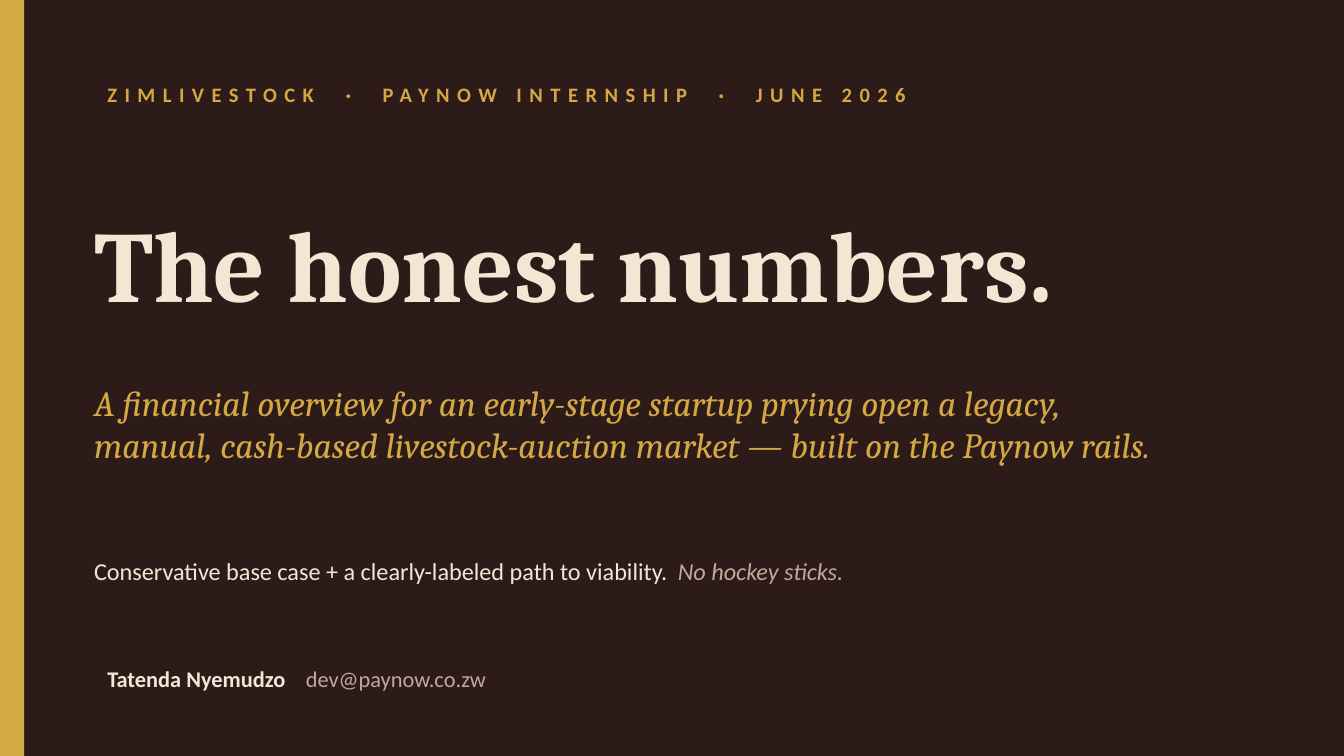
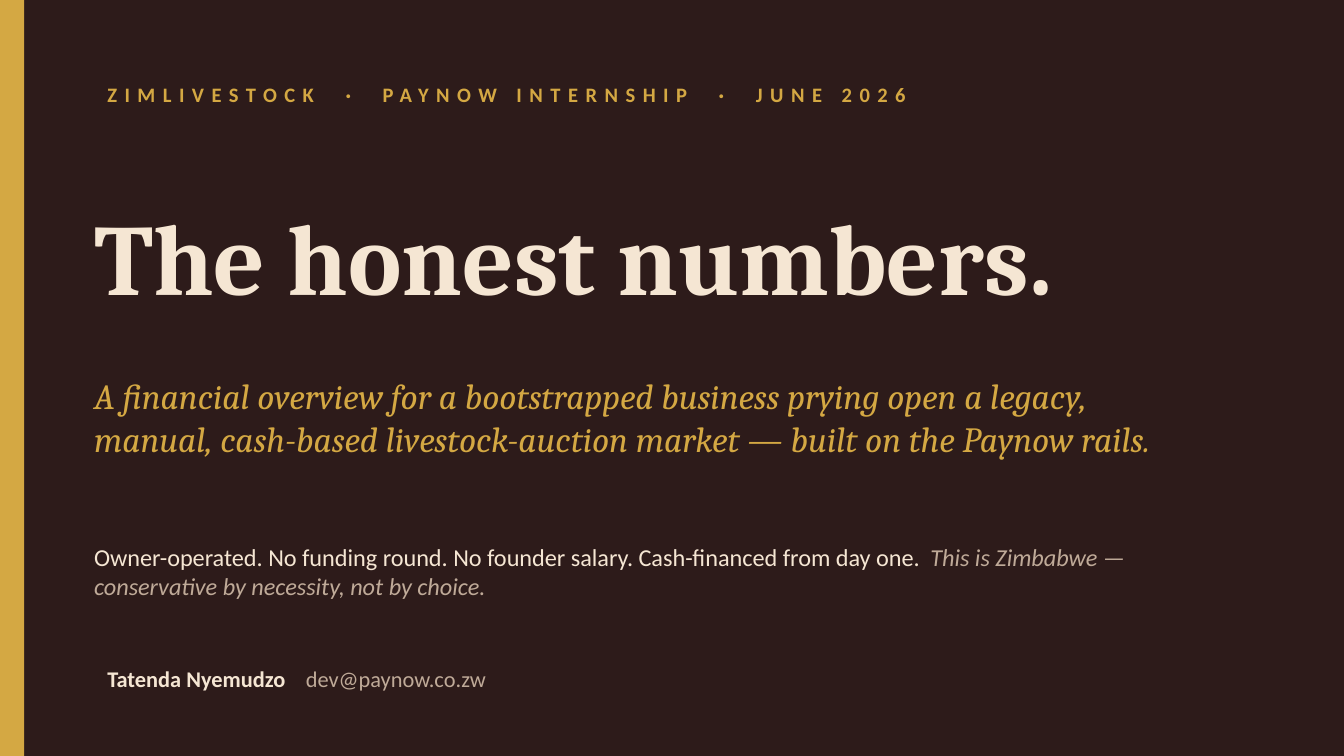
Before and after one commit to muudzo/livestockl, a slide deck: slide 1 of deliverables/business/financial-deck.pptx. Drawn at 1344x756 pixels with LibreOffice and Linux fonts; fonts in the diff are those of the drawing. Boxes give left, top, right and bottom in pixels: in the first picture for what was removed or moved away, otherwise in the second. Text is boxed around its words. In the diff, an @@ line names an element or a change of style, - is before the commit and + after.

```diff
--- a/deliverables/business/financial-deck.pptx
+++ b/deliverables/business/financial-deck.pptx
@@ text "The honest numbers.": place and size @@
-text "The honest numbers." at <box>94,232,1053,303</box>
+text "The honest numbers." at <box>94,225,1053,296</box>
@@ text "A financial overview for a ...": place and size @@
-text "A financial overview for a ..." at <box>94,391,1150,466</box>
+text "A financial overview for a ..." at <box>94,384,1150,460</box>
@@ text at <box>94,384,1086,417</box>: text changed @@
-A financial overview for an early-stage startup prying open a legacy,
+A financial overview for a bootstrapped business prying open a legacy,
@@ text at <box>94,549,1097,599</box>: text changed @@
-Conservative base case + a clearly-labeled path to viability. No hockey sticks.
+Owner-operated. No funding round. No founder salary. Cash-financed from day one. This is Zimbabwe — conservative by necessity, not by choice.
```
Also in this commit, not shown: 10 other slides changed, 6 other files.
